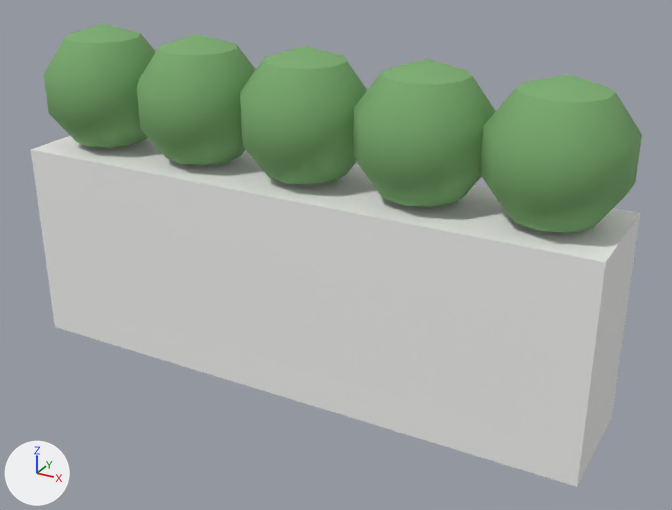
The glTF model modules/assets/internal/models/office/office.planter.long.glb, before and after one commit.
One viewpoint serves both versions: a camera (50 mm lens) standing at (1.44, -2.43, 1.67) and looking at (0.1, 0.0, 0.45). Lighting does not change. The marker at lower left points along +X, +Y and +Z. The first picture is the older version.

In view in the first picture: 'main__foliage', 'main__laminate_white'.
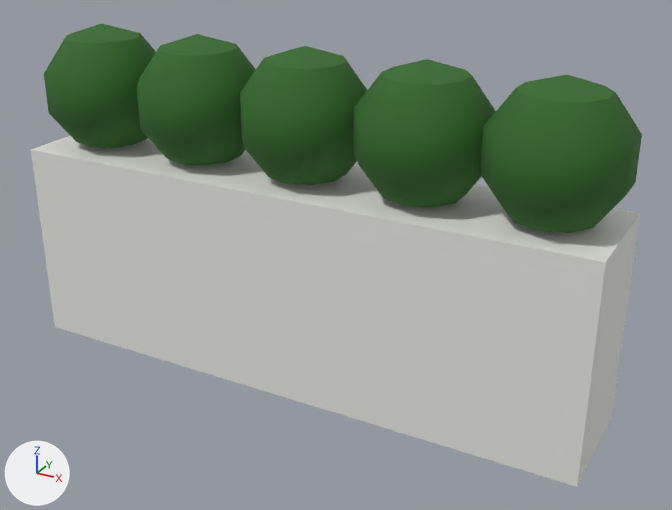
Where the change shows, as pixel boxes (x1, y1, x2, y2) in the pictures (672 x 510 px):
'main__foliage', recoloured (green to dark green): (44, 23, 642, 233) in both

What the commit changed:
Material 'foliage' (mat_foliage) changes colour from green #7cad6f to dark green #336b29; in linear values from (0.2, 0.42, 0.16) to (0.0331, 0.147, 0.022).
